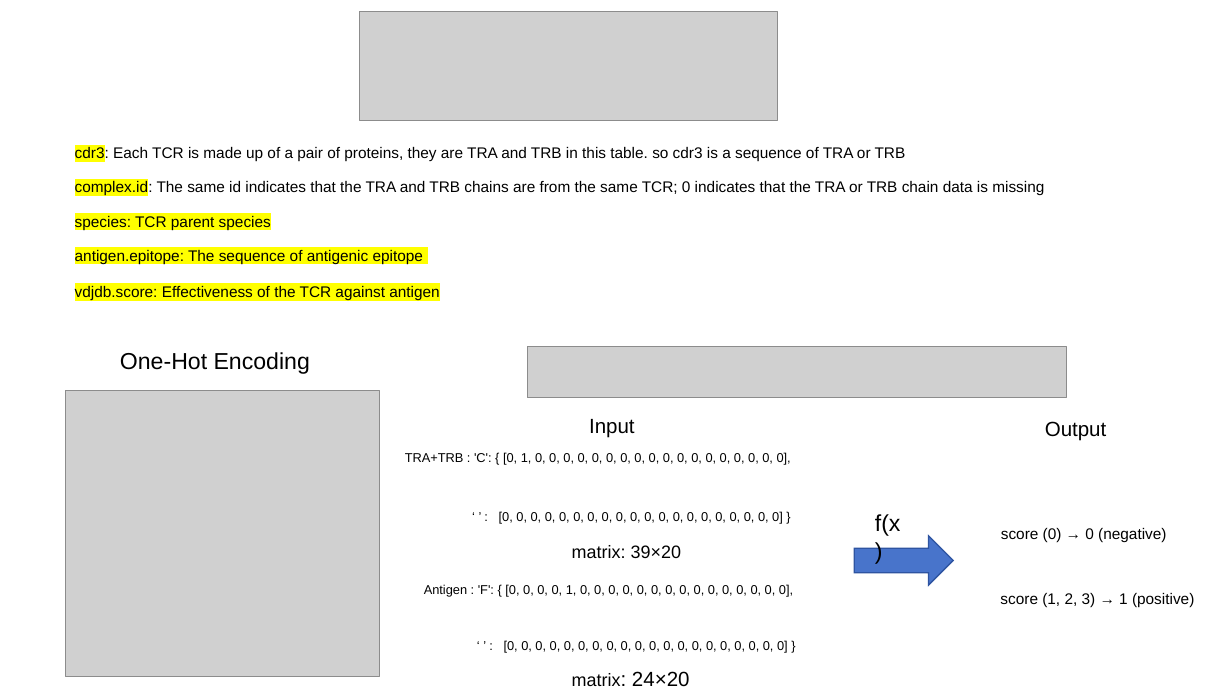
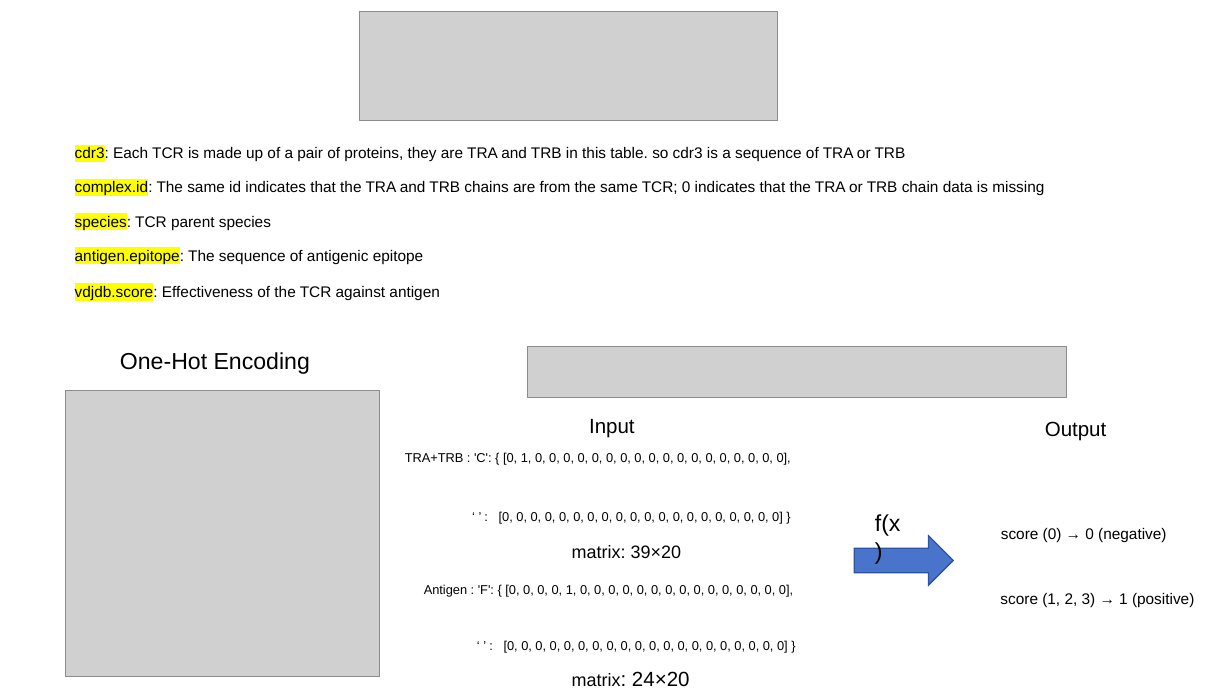
Before and after one commit to UoB-DSMP-2023-24/dsmp-2024-group03, a slide deck: slide 1 of PPT./pre.v2.pptx. Drawn at 1232x693 pixels with LibreOffice and Linux fonts; fonts in the diff are those of the drawing; grey boxes stand for pictures. Boxes give left, top, right and bottom in pixels: in the first picture for what was removed or moved away, otherwise in the second. Text is boxed around its words. In the diff, an @@ line names an element or a change of style, - is before the commit and + after.

```diff
--- a/PPT./pre.v2.pptx
+++ b/PPT./pre.v2.pptx
@@ text "species: TCR parent species" at (75, 214, 271, 230): highlight #FFFF00 to none in "species: TCR parent species" @@
@@ text "antigen.epitope: The sequence of antigenic ..." at (75, 248, 423, 264): highlight #FFFF00 to none in "antigen.epitope: The sequence of antigenic epitope" @@
@@ text "vdjdb.score: Effectiveness of the TCR ..." at (75, 284, 439, 300): highlight #FFFF00 to none in "vdjdb.score: Effectiveness of the TCR against antigen" @@
```
